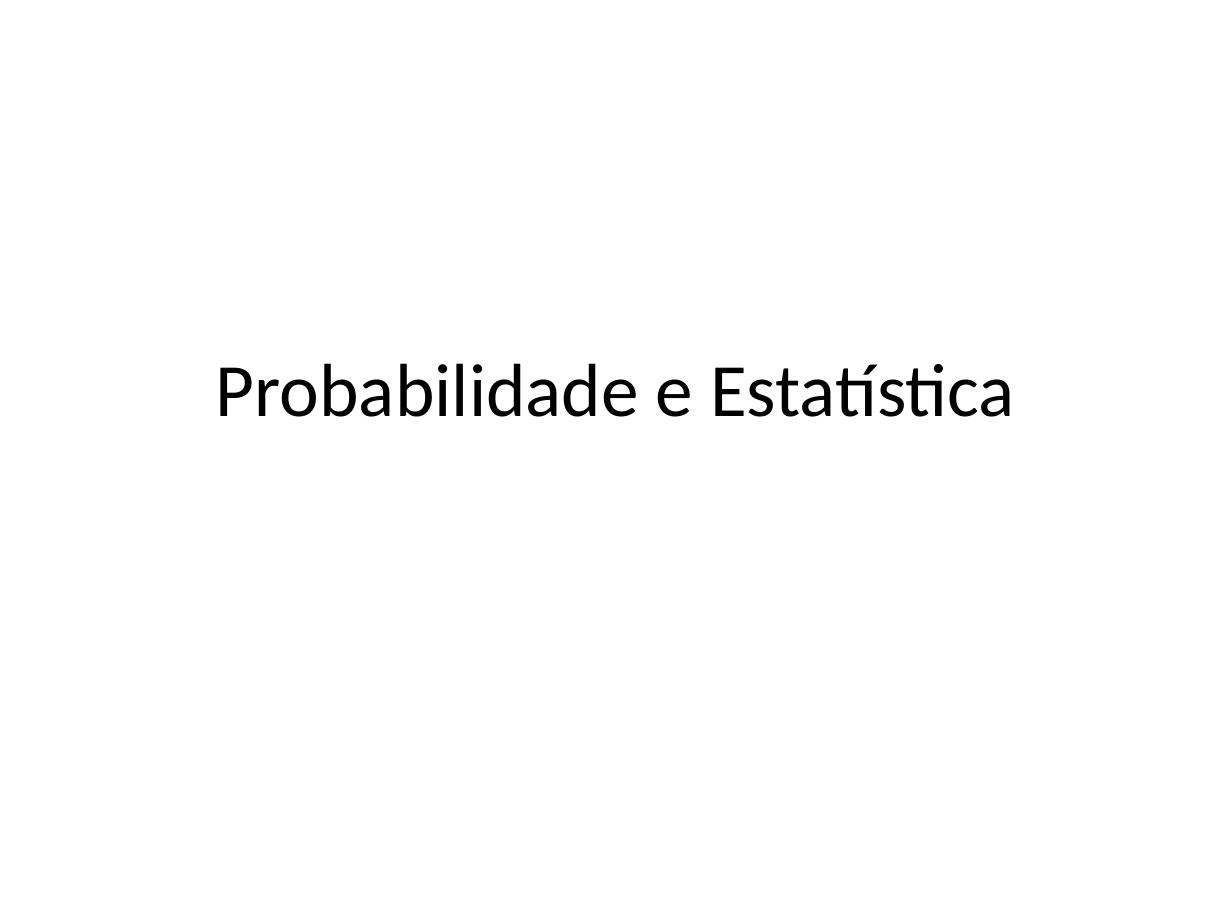
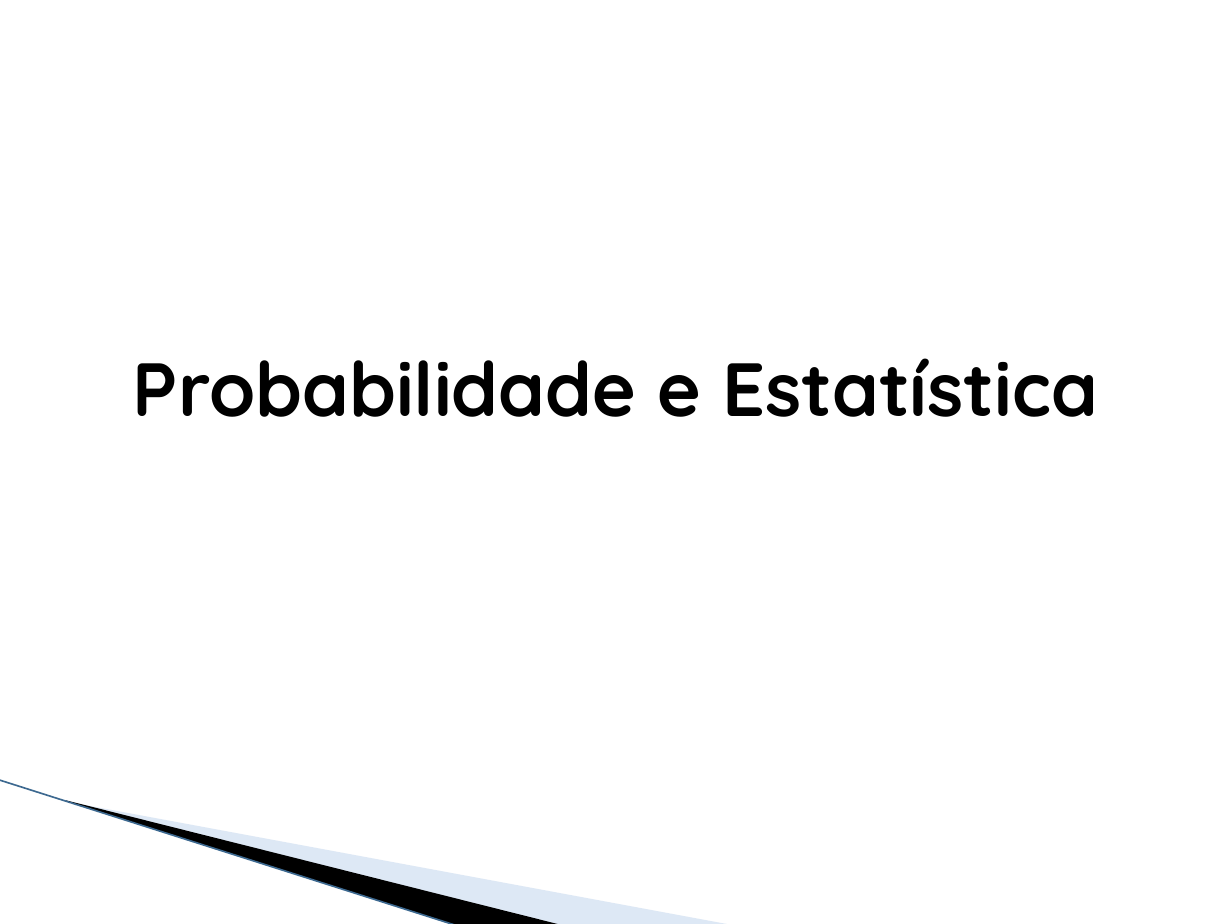
Before and after one commit to j52546/EstatisticaProbabilidade-, a slide deck: slide 1 of Probabilidade e Estatística.pptx. Drawn at 1232x924 pixels with LibreOffice and Linux fonts; fonts in the diff are those of the drawing; background and template pictures are left out. Boxes give left, top, right and bottom in pixels: in the first picture for what was removed or moved away, otherwise in the second. Text is boxed around its words. In the diff, an @@ line names an element or a change of style, - is before the commit and + after.

```diff
--- a/Probabilidade e Estatística.pptx
+++ b/Probabilidade e Estatística.pptx
@@ text "Probabilidade e Estatística" at <box>133,358,1098,417</box>: font Calibri to Quicksand, bold on @@
@@ line added from (0, 780) to (457, 924), #A4C1E3 0.95 pt @@
@@ freeform shape added at <box>65,800,563,924</box>, fill #000000 @@
@@ freeform shape added at <box>68,801,733,924</box>, fill #ABC6E6 at 40% opacity @@
```
Also in this commit, not shown: 5 other slides changed, 6 slides added, 3 slides removed, 3 other files.
